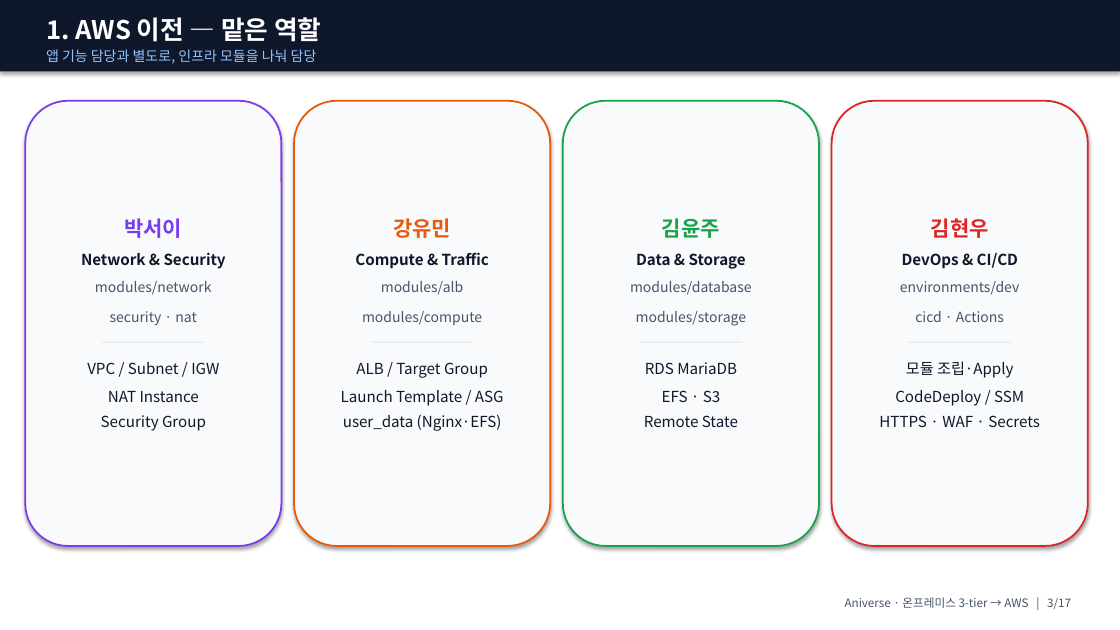
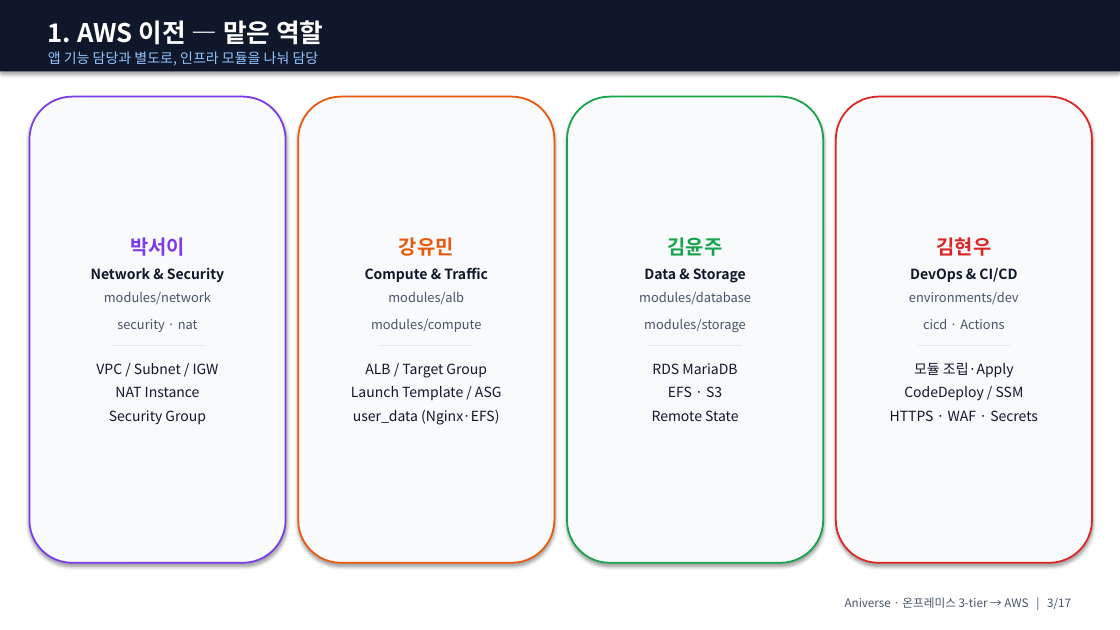
Before and after one commit to ho0215/anime-project-infra, a slide deck: slide 3 of docs/presentation/ppt/Aniverse_발표_강사용.pptx. Drawn at 1120x630 pixels with LibreOffice and Linux fonts; fonts in the diff are those of the drawing. Boxes give left, top, right and bottom in pixels: in the first picture for what was removed or moved away, otherwise in the second. Text is boxed around its words. In the diff, an @@ line names an element or a change of style, - is before the commit and + after.

```diff
--- a/docs/presentation/ppt/Aniverse_발표_강사용.pptx
+++ b/docs/presentation/ppt/Aniverse_발표_강사용.pptx
@@ rounded rectangle "박서이": place and size @@
-rounded rectangle "박서이" at [25,101,281,546]
+rounded rectangle "박서이" at [29,97,286,563]
@@ rounded rectangle "박서이" at [29,97,286,563]: size 18 to 17 pt in "박서이"; size 13 to 12 pt in "Network & Security", "VPC / Subnet / IGW NAT Instance ..."; size 12 to 11 pt in "modules/network security · nat"; size 11 to 10 pt in "────────"; less space between paragraphs @@
@@ rounded rectangle "강유민": place and size @@
-rounded rectangle "강유민" at [294,101,550,546]
+rounded rectangle "강유민" at [298,97,555,563]
@@ rounded rectangle "강유민" at [298,97,555,563]: size 18 to 17 pt in "강유민"; size 13 to 12 pt in "Compute & Traffic", "ALB / Target Group Launch Template / ..."; size 12 to 11 pt in "modules/alb modules/compute"; size 11 to 10 pt in "────────"; less space between paragraphs @@
@@ rounded rectangle "김윤주": place and size @@
-rounded rectangle "김윤주" at [563,101,819,546]
+rounded rectangle "김윤주" at [567,97,823,563]
@@ rounded rectangle "김윤주" at [567,97,823,563]: size 18 to 17 pt in "김윤주"; size 13 to 12 pt in "Data & Storage", "RDS MariaDB EFS · S3 Remote State"; size 12 to 11 pt in "modules/database modules/storage"; size 11 to 10 pt in "────────"; less space between paragraphs @@
@@ rounded rectangle "김현우": place and size @@
-rounded rectangle "김현우" at [832,101,1088,546]
+rounded rectangle "김현우" at [836,97,1092,563]
@@ rounded rectangle "김현우" at [836,97,1092,563]: size 18 to 17 pt in "김현우"; size 13 to 12 pt in "DevOps & CI/CD", "모듈 조립·Apply CodeDeploy / SSM HTTPS · ..."; size 12 to 11 pt in "environments/dev cicd · Actions"; size 11 to 10 pt in "────────"; less space between paragraphs @@
```
Also in this commit, not shown: 11 other slides changed, 2 other files.
